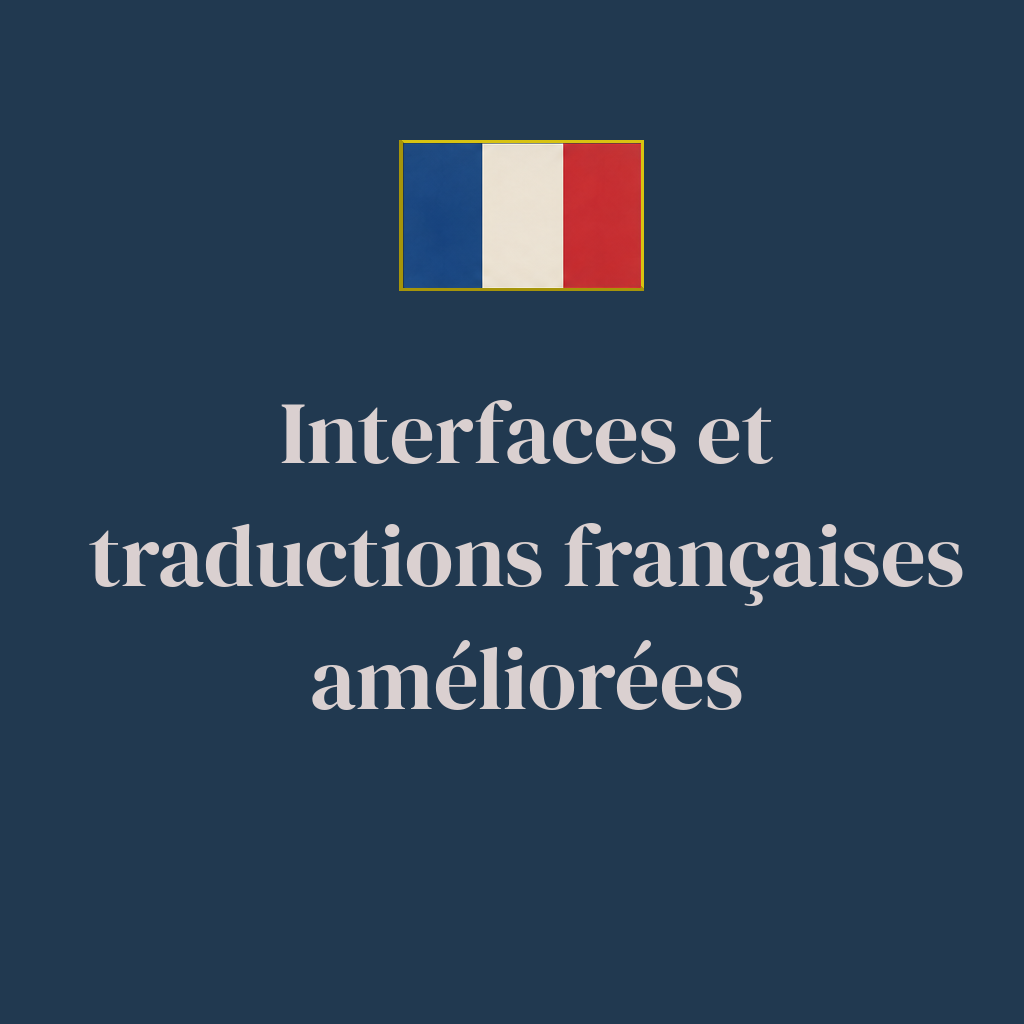
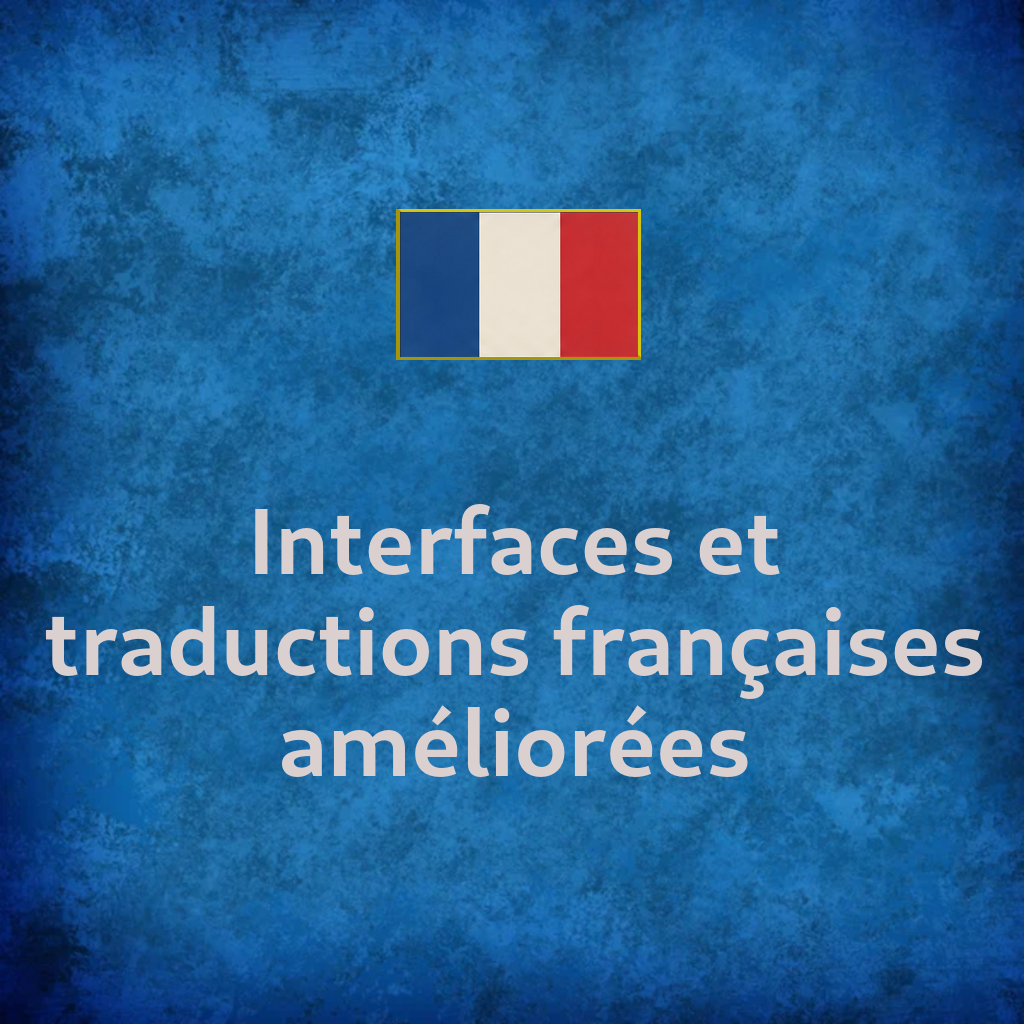
Before/after of a 1024×1024 layered artwork. What changed in the layer stack:
painted on "Interfaces et traductions fran..." over [45, 400, 983, 777]
renamed "flag" to "Copie de Copie de Calque", painted on it over [396, 143, 641, 360]
removed layer "Calque" over [399, 140, 644, 291]
painted on "Arrière-plan" over [0, 0, 1024, 1024]
